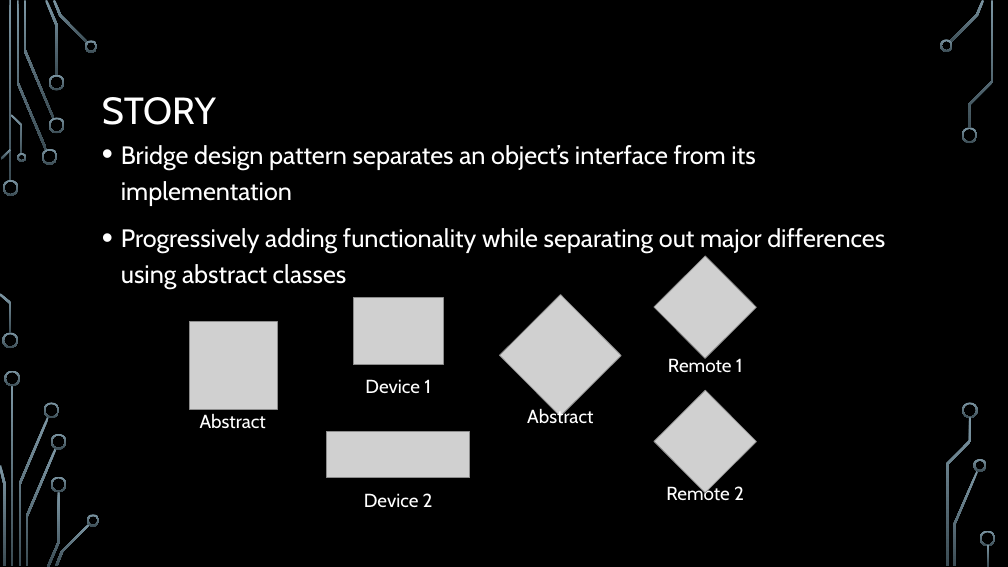
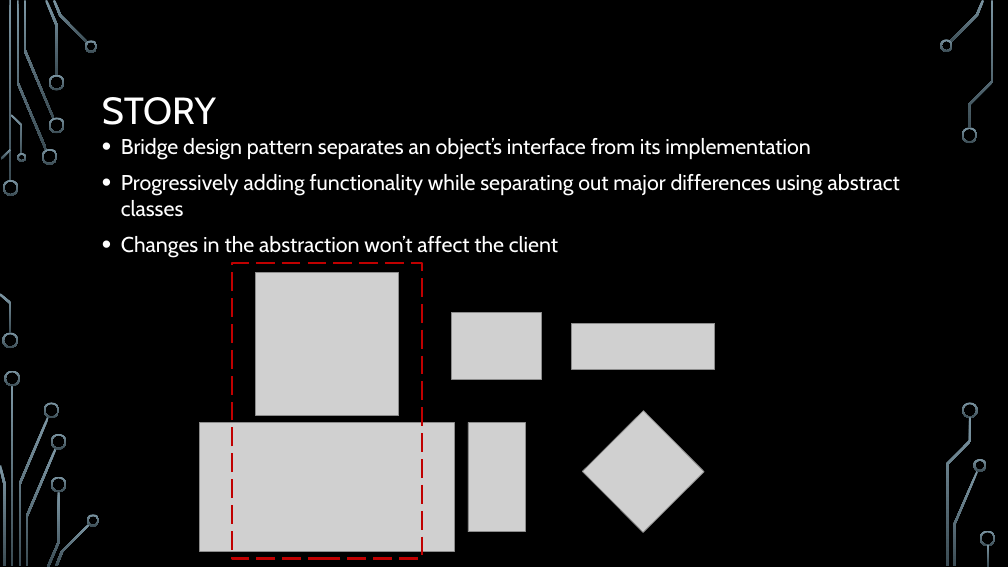
Before and after one commit to RedwanAlbadawi/CS5551_ASE, a slide deck: slide 2 of Design Patterns/Bridge Design Pattern.pptx. Drawn at 1008x567 pixels with LibreOffice and Linux fonts; fonts in the diff are those of the drawing; grey boxes stand for pictures; background and template pictures are left out. Boxes give left, top, right and bottom in pixels: in the first picture for what was removed or moved away, otherwise in the second. Text is boxed around its words. In the diff, an @@ line names an element or a change of style, - is before the commit and + after.

```diff
--- a/Design Patterns/Bridge Design Pattern.pptx
+++ b/Design Patterns/Bridge Design Pattern.pptx
@@ text at [121, 138, 900, 217]: size 24 to 20.4 pt in "Bridge design pattern separates an object’s interface ...", "Progressively adding functionality while separating out majo ..."; line spacing 1.2 to 1 @@
@@ text at [121, 236, 558, 258]: paragraph added @@
+• Changes in the abstraction won’t affect the client
@@ rectangle added at [232, 263, 422, 559], outline #C00000 2.25 pt dashed @@
@@ picture removed at [654, 256, 757, 358] @@
@@ picture: place and size @@
-picture at [189, 321, 277, 409]
+picture at [256, 272, 399, 415]
@@ picture: place and size @@
-picture at [353, 298, 443, 365]
+picture at [452, 312, 542, 380]
@@ picture: place and size @@
-picture at [327, 432, 470, 478]
+picture at [572, 323, 715, 369]
@@ text removed at [668, 356, 743, 373] @@
-Remote 1
@@ text removed at [365, 379, 431, 393] @@
-Device 1
@@ text removed at [200, 414, 266, 429] @@
-Abstract
@@ text removed at [527, 407, 593, 424] @@
-Abstract
@@ picture: place and size @@
-picture at [499, 294, 621, 416]
+picture at [583, 411, 704, 533]
@@ picture removed at [654, 390, 757, 493] @@
@@ picture added at [200, 423, 454, 552] @@
@@ picture added at [468, 423, 526, 532] @@
@@ text removed at [364, 493, 433, 507] @@
-Device 2
@@ text removed at [666, 484, 744, 501] @@
-Remote 2
```
Also in this commit, not shown: 1 other slide changed, 3 slides added.
